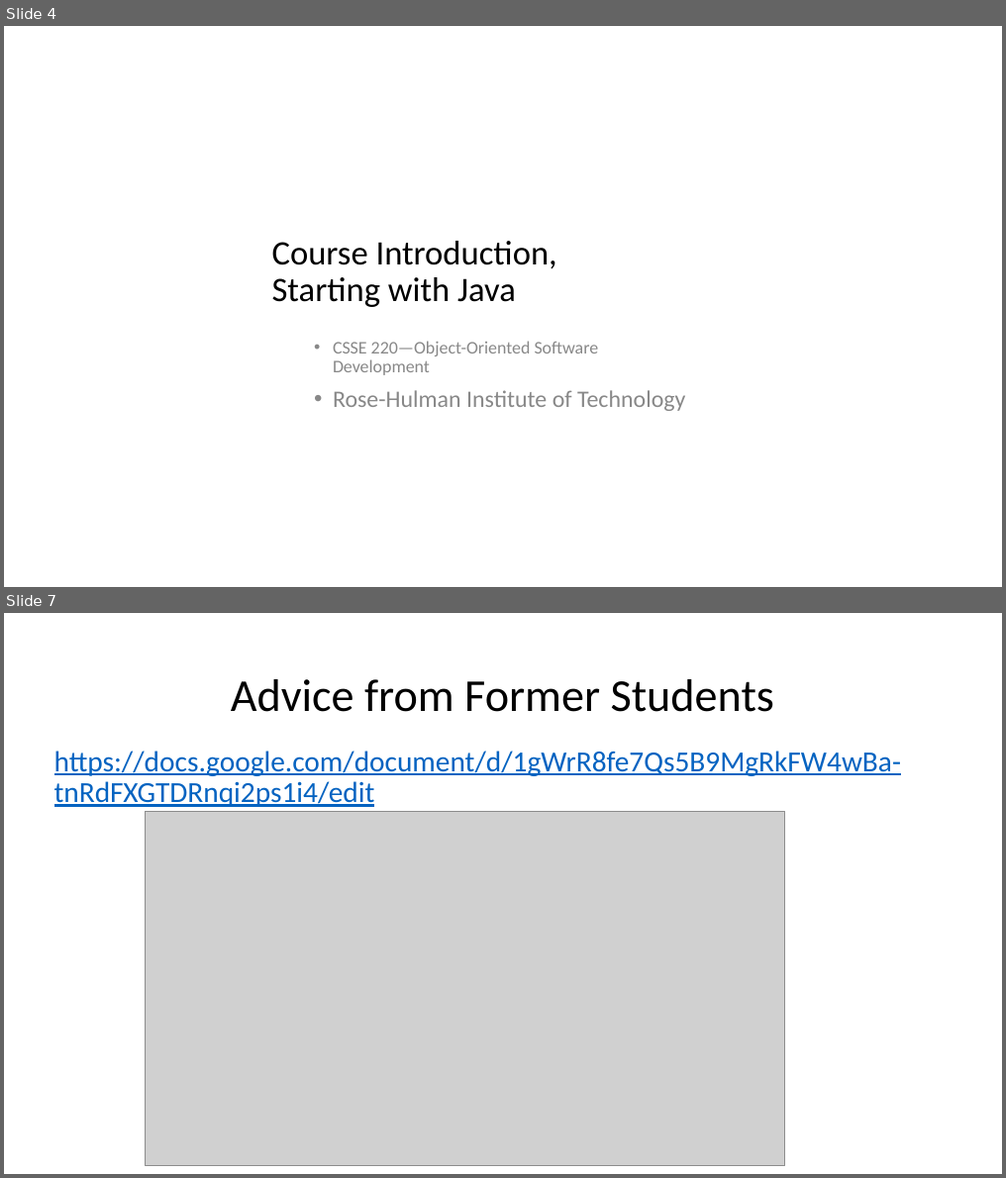
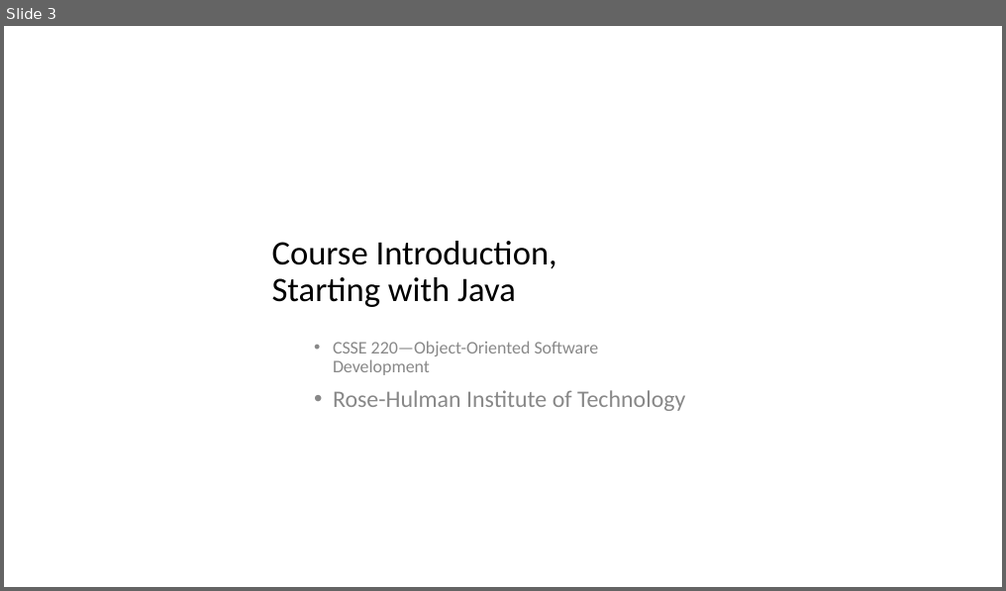
Before and after one commit to RHIT-CSSE/csse220, a slide deck: ClassMaterials/JavaIntro/Slides/Part1-InstructorIntro.pptx. Shown one above the other, each under a label of ours: slides 4 and 7 before the commit, slide 3 after it; the slides between them are not shown. The pictures are 1006x1178 and 1006x591 pixels, drawn with LibreOffice and Linux fonts; fonts in the diff are those of the drawing; grey boxes stand for pictures. Boxes give left, top, right and bottom in pixels: in the first picture for what was removed or moved away, otherwise in the second. Text is boxed around its words. In the diff, an @@ line names an element or a change of style, - is before the commit and + after.

```diff
--- a/ClassMaterials/JavaIntro/Slides/Part1-InstructorIntro.pptx
+++ b/ClassMaterials/JavaIntro/Slides/Part1-InstructorIntro.pptx
@@ slide 7 removed at [4, 613, 1002, 1174], background #FFFFFF @@
@@ title removed at [231, 679, 774, 712] @@
-Advice from Former Students
@@ text removed at [54, 751, 901, 807] @@
-https://docs.google.com/document/d/1gWrR8fe7Qs5B9MgRkFW4wBa-tnRdFXGTDRnqi2ps1i4/edit
@@ picture removed at [145, 811, 784, 1166] @@
@@ what was slide 4 is now slide 3 @@
```
Also in this commit, not shown: 6 slides changed, 8 slides added, 4 other slides removed, 3 other files.
